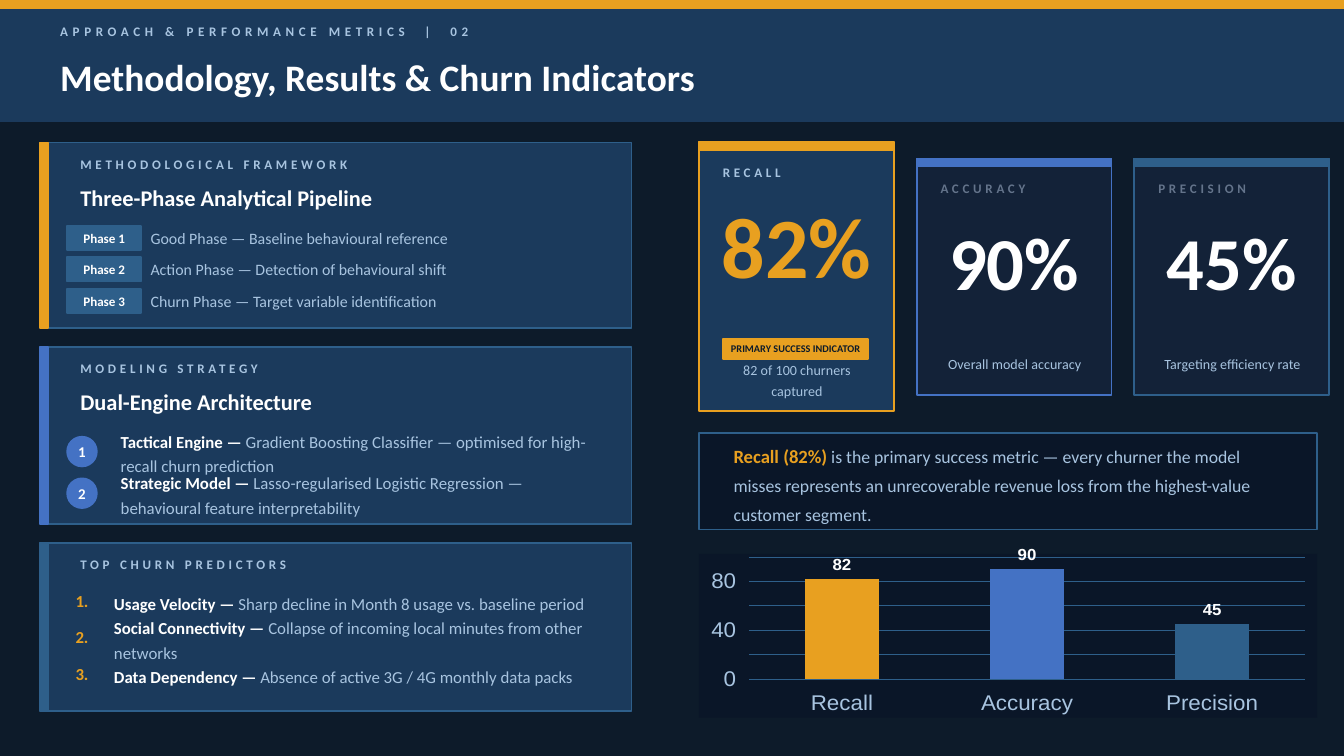
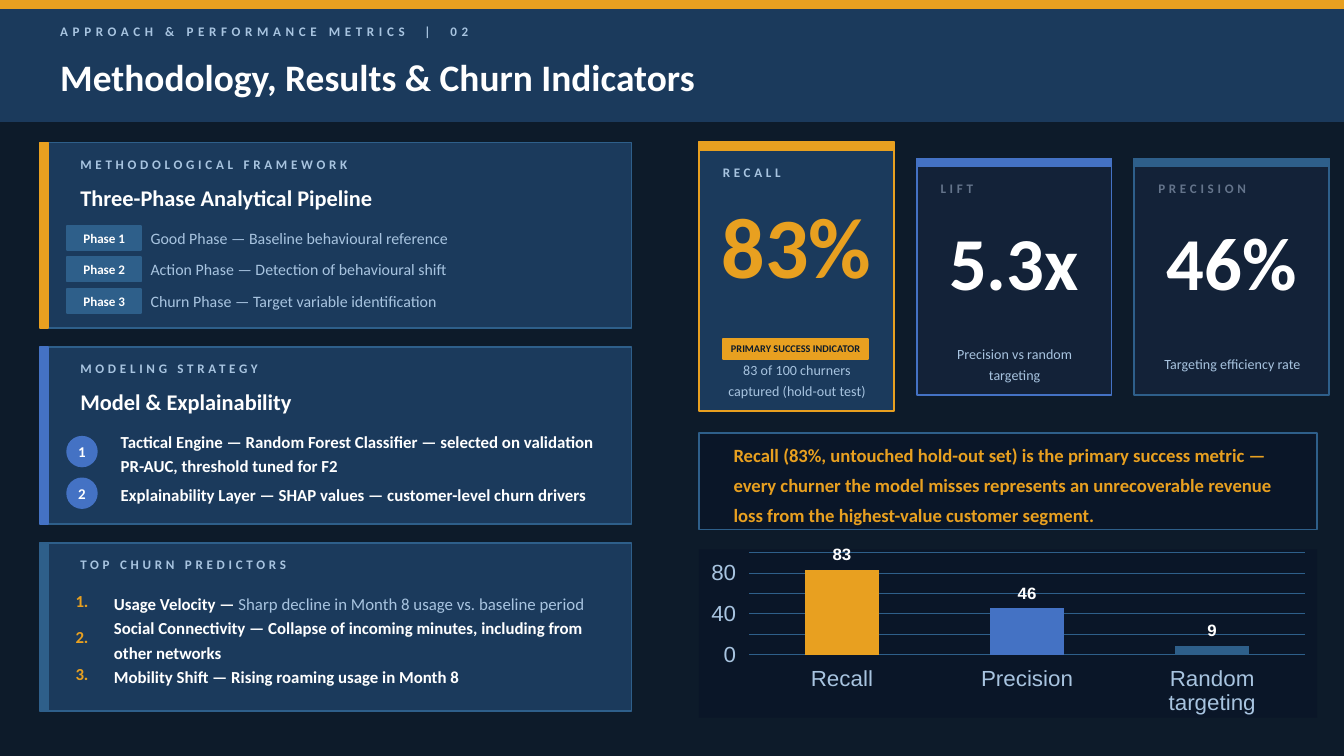
Before and after one commit to Samarjith1356/Telecom-Customer-retention-strategy-, a slide deck: slide 2 of churn_analysis.pptx. Drawn at 1344x756 pixels with LibreOffice and Linux fonts; fonts in the diff are those of the drawing. Boxes give left, top, right and bottom in pixels: in the first picture for what was removed or moved away, otherwise in the second. Text is boxed around its words. In the diff, an @@ line names an element or a change of style, - is before the commit and + after.

Commit message:
Rebuild churn model with leak-free evaluation, SHAP, ROI and SQL layer
- Replace original notebook with Telecom_HVC_Churn_Model.ipynb:
  60/20/20 train/validation/test split, scikit-learn pipelines
  (capping, scaling, PCA fitted on train only), threshold chosen on
  validation for F2, results reported once on the hold-out test set
- Add SHAP explainability, cost-benefit analysis with sensitivity table
- Export anonymised risk scores and add DuckDB SQL queries
  (revenue at risk by tier, decile lift, priority call list)
- Rewrite README to match the code exactly; add requirements.txt
- Update strategy deck with hold-out results
- Add author credit to README, notebook and deck

```diff
--- a/churn_analysis.pptx
+++ b/churn_analysis.pptx
@@ text at (941, 185, 974, 193): text changed @@
-ACCURACY
+LIFT
@@ text at (722, 218, 872, 279): text changed @@
-82%
+83%
@@ text at (1167, 238, 1297, 291): text changed @@
-45%
+46%
@@ text at (949, 241, 1079, 291): text changed @@
-90%
+5.3x
@@ text at (957, 349, 1072, 383): text changed @@
-Overall model accuracy
+Precision vs random targeting
@@ text at (728, 365, 866, 398): text changed @@
-82 of 100 churners captured
+83 of 100 churners captured (hold-out test)
@@ text at (80, 394, 292, 414): text changed @@
-Dual-Engine Architecture
+Model & Explainability
@@ text at (121, 436, 593, 474): text changed; text colour #A8C4E0 to #FFFFFF; bold on @@
-Tactical Engine — Gradient Boosting Classifier — optimised for high-recall churn prediction
+Tactical Engine — Random Forest Classifier — selected on validation PR-AUC, threshold tuned for F2
@@ text at (734, 448, 1271, 525): text changed; size 9.5 to 10 pt; text colour #A8C4E0 to #E8A020; bold on @@
-Recall (82%) is the primary success metric — every churner the model misses represents an unrecoverable revenue loss from the highest-value customer segment.
+Recall (83%, untouched hold-out set) is the primary success metric — every churner the model misses represents an unrecoverable revenue loss from the highest-value customer segment.
@@ text at (121, 489, 586, 504): text changed; text colour #A8C4E0 to #FFFFFF; bold on @@
-Strategic Model — Lasso-regularised Logistic Regression — behavioural feature interpretability
+Explainability Layer — SHAP values — customer-level churn drivers
@@ column chart at (699, 546, 1317, 718) @@
-categories: Recall, Accuracy, Precision
+categories: Recall, Precision, Random targeting
-Series 1: 82, 90, 45
+Series 1: 83, 46, 9
@@ text at (114, 622, 583, 659): text changed; text colour #A8C4E0 to #FFFFFF; bold on @@
-Social Connectivity — Collapse of incoming local minutes from other networks
+Social Connectivity — Collapse of incoming minutes, including from other networks
@@ text at (114, 671, 459, 686): text changed; text colour #A8C4E0 to #FFFFFF; bold on @@
-Data Dependency — Absence of active 3G / 4G monthly data packs
+Mobility Shift — Rising roaming usage in Month 8
```
Also in this commit, not shown: 1 other slide changed, 12 other files.
